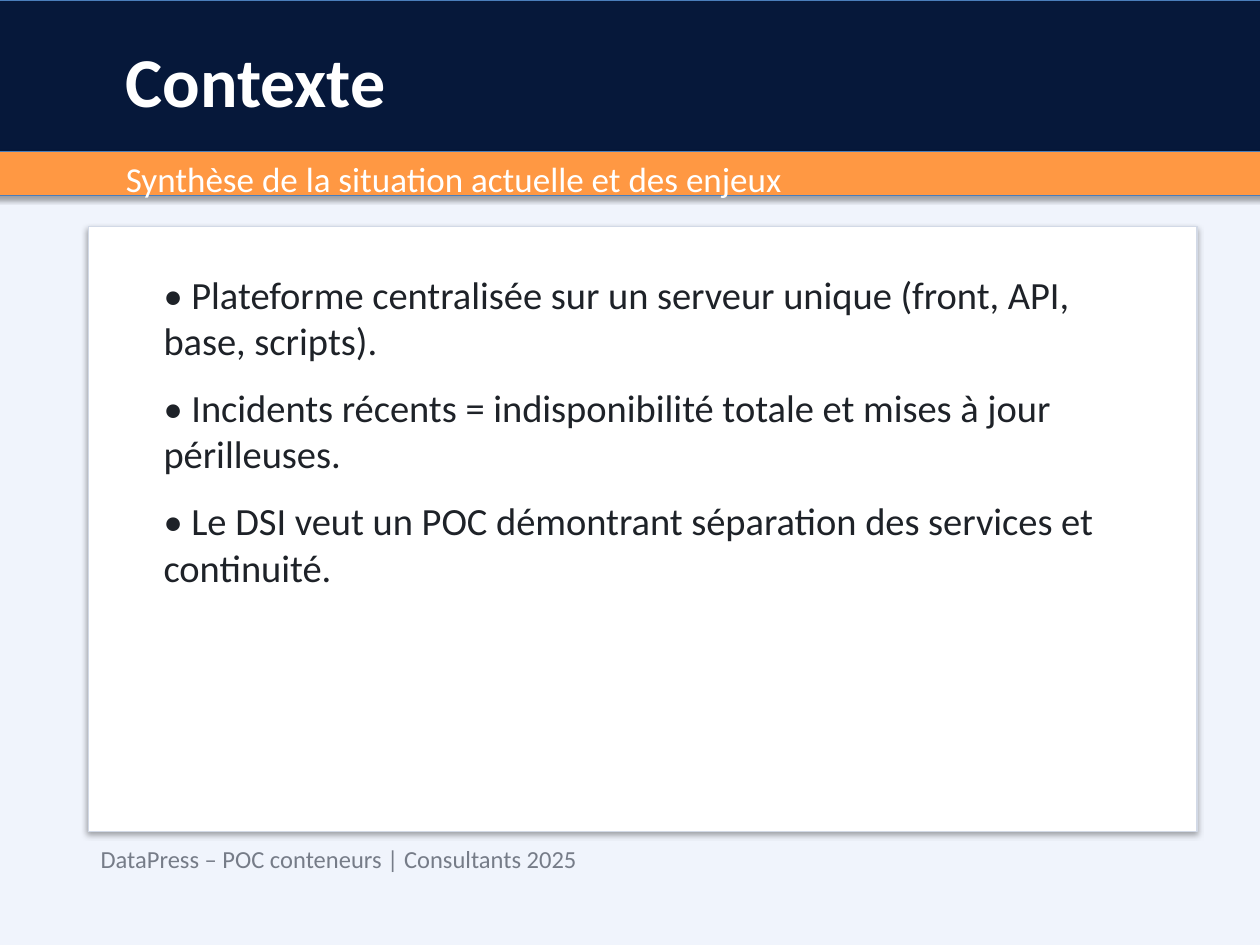
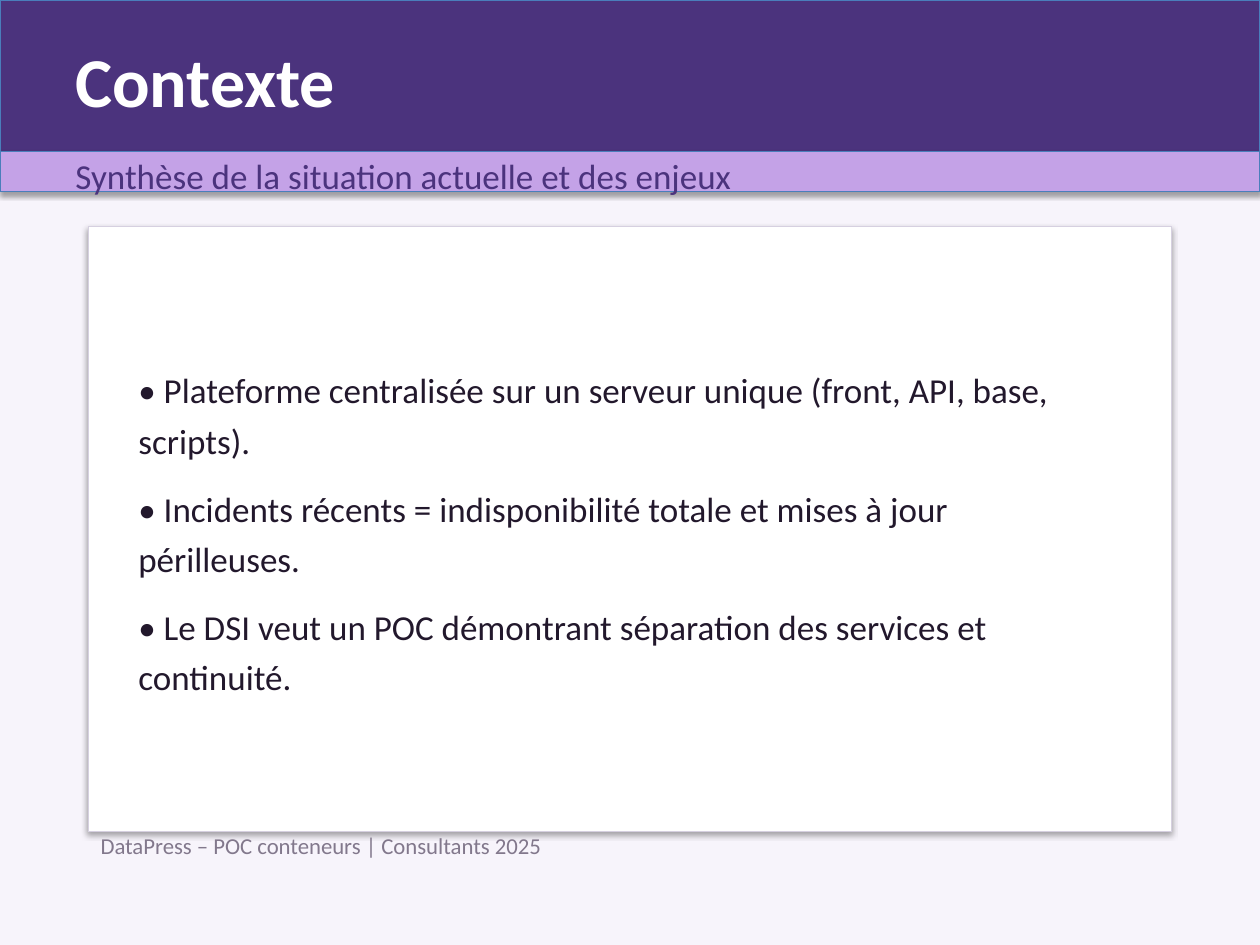
Before and after one commit to MPFabio/datapress-poc-tp-final, a slide deck: slide 1 of docs/presentation_client.pptx. Drawn at 1260x945 pixels with LibreOffice and Linux fonts; fonts in the diff are those of the drawing. Boxes give left, top, right and bottom in pixels: in the first picture for what was removed or moved away, otherwise in the second. Text is boxed around its words. In the diff, an @@ line names an element or a change of style, - is before the commit and + after.

Commit message:
Screenshots + front polished

```diff
--- a/docs/presentation_client.pptx
+++ b/docs/presentation_client.pptx
@@ background #F0F4FC to #F7F4FB @@
@@ rectangle: place and size @@
-rectangle at <box>0,0,1260,164</box>
+rectangle at <box>0,0,1260,158</box>
@@ rectangle at <box>0,0,1260,158</box>: fill #06183A to #4B337D @@
@@ text "Contexte": place and size @@
-text "Contexte" at <box>126,61,386,108</box>
+text "Contexte" at <box>75,61,335,108</box>
@@ text "Synthèse de la situation actuelle ...": place and size @@
-text "Synthèse de la situation actuelle ..." at <box>126,167,781,201</box>
+text "Synthèse de la situation actuelle ..." at <box>75,165,731,199</box>
@@ text "Synthèse de la situation actuelle ..." at <box>75,165,731,199</box>: text colour #FFFFFF to #4B337D @@
@@ rectangle at <box>0,151,1260,192</box>: fill #FF9843 to #C4A2E7 @@
@@ rectangle: place and size @@
-rectangle at <box>88,227,1197,832</box>
+rectangle at <box>88,227,1172,832</box>
@@ rectangle at <box>88,227,1172,832</box>: outline #D2D9E6 0.75 pt to #D6D0E0 0.75 pt @@
@@ text "• Plateforme centralisée sur un ...": place and size @@
-text "• Plateforme centralisée sur un ..." at <box>164,281,1093,583</box>
+text "• Plateforme centralisée sur un ..." at <box>138,377,1048,691</box>
@@ text "• Plateforme centralisée sur un ..." at <box>138,377,1048,691</box>: size 22 to 20 pt, text colour #1E2228 to #22182C; line spacing 1 to 1.2; less space between paragraphs; vertical alignment top to middle @@
@@ text "DataPress – POC conteneurs | ...": place and size @@
-text "DataPress – POC conteneurs | ..." at <box>101,851,577,868</box>
+text "DataPress – POC conteneurs | ..." at <box>101,835,541,854</box>
@@ text "DataPress – POC conteneurs | ..." at <box>101,835,541,854</box>: size 14 to 13 pt, text colour #767C88 to #82788C @@
```
Also in this commit, not shown: 8 other slides changed, 4 other files.
